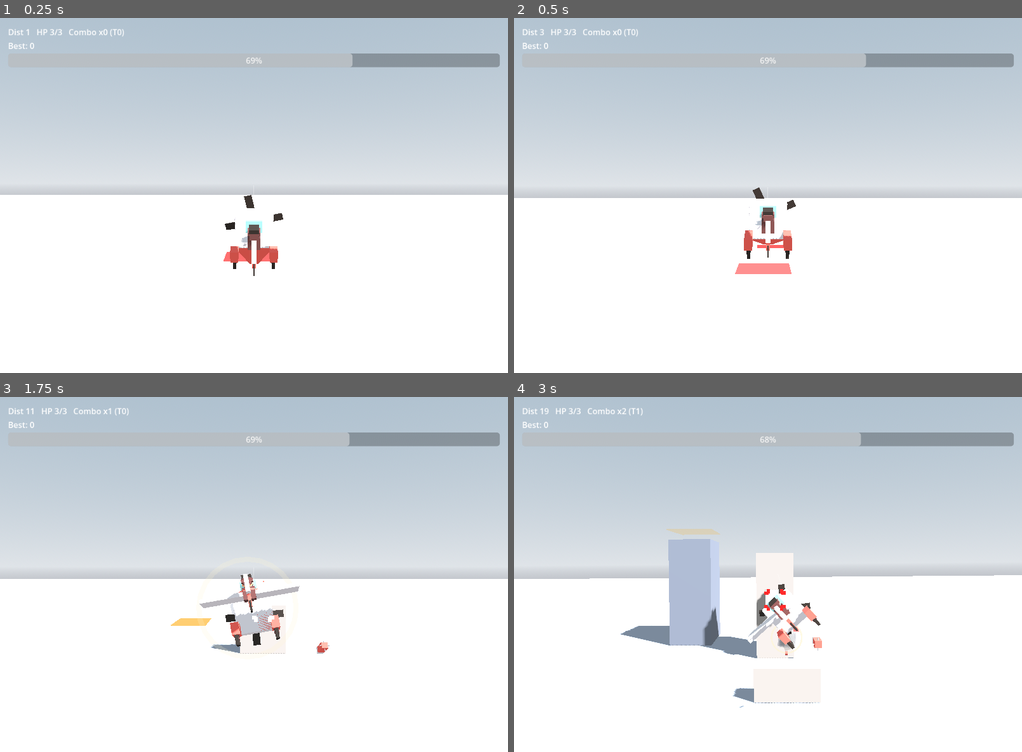
Above: before the commit, frames 1-4 (two rows, left to right).
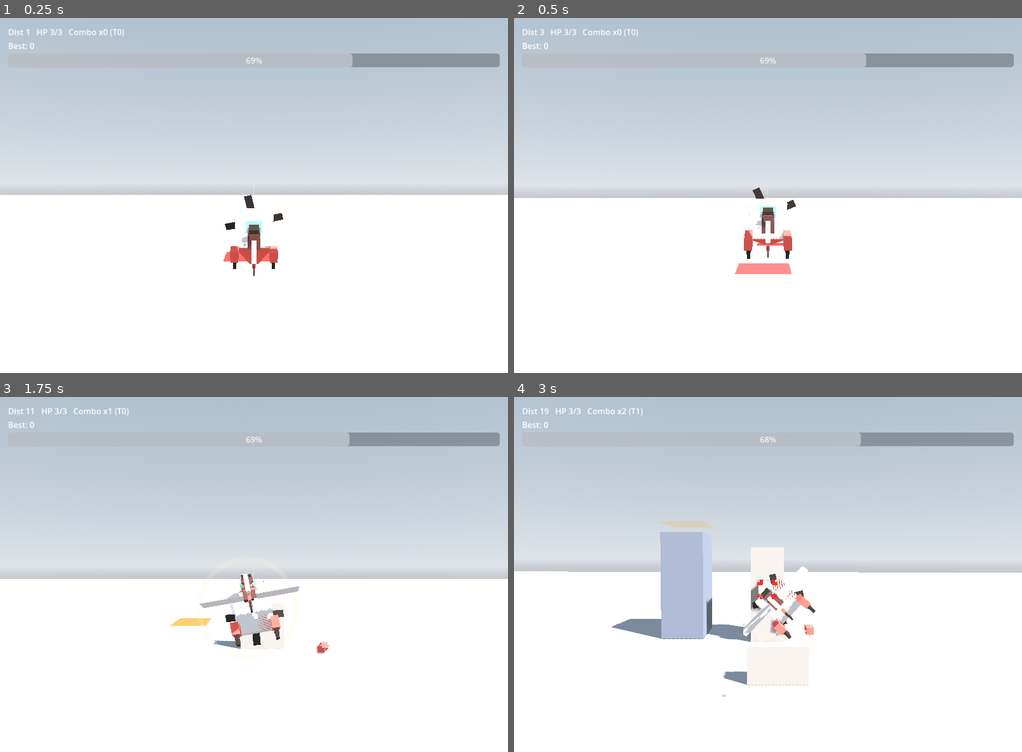
Above: after the commit, the same moments.

Repository: weathermanho/supercent
Game: Godot game, scene res://scenes/Main.tscn
The game is run twice, just before and just after one commit, with the same random seed, the same clock (stepped at 60 frames per second) and the same inputs.
Inputs (mouse positions are in pixels of both pictures, inside the frame that each line leads up to):
- Up to frame 1 (0.25 s): no input
- Up to frame 2 (0.5 s): no input
- Up to frame 3 (1.75 s): move the mouse to (365, 556) at 0.52 s; hold Right mouse button (fire_missle) 0.53-1.25 s; click (365, 556) at 0.67 s; drag from (152, 592) to (228, 645) at 1.27 s
- Up to frame 4 (3 s): move the mouse to (818, 496) at 2.02 s; hold Right mouse button (fire_missle) 2.03-2.75 s; click (818, 496) at 2.17 s; drag from (742, 645) to (615, 521) at 2.77 s

Frame 1 is identical in both runs. In frame 2, less than 0.1% of the frame differs, in the area x 47-54%, y 63-65%; in frame 3, 0.2%; in frame 4, 5.8%, in the area x 0-100%, y 35-88%.

Commit message:
feat(stage): 5단계 순차 도입 — 워밍업→분별→반사→하늘→혼돈
기둥 종류를 한꺼번에 풀지 않고 거리 단계별로 도입해 인지 과부하 제거:
- Stage 1 (0~30 워밍업): 부서지는 노멀만, 한 개씩. 콤보 학습.
- Stage 2 (30~80 분별): 안 부서지는 기둥 등장 + 클러스터. 코어 분별.
- Stage 3 (80~150 반사): 스파이크 등장 + 첫 거인 임박(110).
- Stage 4 (150~250 하늘): 천장 기둥 첫 등장 — 의도된 비트(카메라 펀치 +
  안전 측면 콜로서스 1개 강제 스폰). 거인 격파(230).
- Stage 5 (250+ 혼돈): 페이크 + 모든 종 혼합, 진짜 카오스.

각 헬퍼(_spawn_colossus / _spawn_normal_cluster / _spawn_spike_line)에
allow_ceiling 파라미터 추가. _on_stage_advance에서 천장 첫 등장 모먼트
강제. 거인 임계 [110, 230]로 스테이지와 정렬.

Co-Authored-By: Claude Opus 4.7 <noreply@anthropic.com>

Diff:
--- a/godot_project/scripts/GameConfig.gd
+++ b/godot_project/scripts/GameConfig.gd
@@ -130,7 +130,9 @@
 # Showpiece distances (m) — tuned for a 30-second ad cut at default scroll speed.
 # At init_speed=0.00035 the player reaches ~525 distance in 30s, so escalation
 # beats must fit inside that window.
-var giant_distance_thresholds: Array[int] = [80, 160, 250]
+## Aligned with stage boundaries: first giant looms during stage 3 (반사),
+## second giant is the climactic kill of stage 4 (하늘).
+var giant_distance_thresholds: Array[int] = [110, 230]
 var weapon_upgrade_distances: Array[int] = [40, 120]
 
 # Juice constants
--- a/godot_project/scripts/Main.gd
+++ b/godot_project/scripts/Main.gd
@@ -24,6 +24,16 @@
 const GIANT_VULNERABLE_X := 950.0
 const SPAWN_X := 4000.0
 
+## Distances at which the run advances to the next stage. Sequential introduction
+## of mechanics so the visceral feel ("sweat + duck") isn't lost in cognitive
+## overload from the start:
+##   1) 0–30   WARMUP  — ground breakables only, learn shoot+combo
+##   2) 30–80  분별    — unbreakable ground pillars enter (must distinguish)
+##   3) 80–150 반사    — ground SPIKES + first giant looms
+##   4) 150–250 하늘   — CEILING pillars first appear + giant kill
+##   5) 250+    혼돈   — FAKES + everything mixed, full chaos
+const STAGE_BOUNDS := [30.0, 80.0, 150.0, 250.0]
+
 @onready var camera: Camera3D = $Camera3D
 @onready var shaker: Node = $Camera3D/Shaker
 @onready var time_scaler: Node = $TimeScaler
@@ -52,10 +62,15 @@
 var _cam_pull: float = 0.0
 var _cam_lift: float = 0.0
 
+## Currently-active stage (1..5). Watched in _tick_playing to fire one-shot
+## "stage advance" beats (e.g. the first ceiling pillar moment).
+var _current_stage: int = 1
+
 
 func _ready() -> void:
 	GameConfig.reset_to_defaults()
 	director.reset()
+	_current_stage = 1
 
 	airplane = AirPlaneScene.instantiate()
 	airplane.position = Vector3(PLANE_BASE_X, GameConfig.plane_default_height, 0.0)
@@ -73,14 +88,15 @@
 
 
 func _prime_opening() -> void:
-	# A welcoming opening: a couple of slow colossi looming ahead (awe) plus a
-	# staggered run of easy breakable normals so the player starts comboing
-	# immediately and the field already reads as a dense forest.
-	_spawn_colossus(false, 2600.0, -1.0)
-	_spawn_colossus(false, 3800.0, 1.0)
-	for i in 7:
+	# Stage 1 (워밍업) seed: two GROUND side-lane colossi for scale presence
+	# (purely framing — they're far in z, not in the dodge lane) plus a few
+	# easy breakable normals so the player learns "shoot red core, combo grows
+	# missile" in the first 2 seconds. No ceiling, no unbreakable, no spike.
+	_spawn_colossus(false, 2600.0, -1.0, false)
+	_spawn_colossus(false, 3800.0, 1.0, false)
+	for i in 4:
 		var z: float = -150.0 + randf() * 300.0
-		_spawn_pillar(PillarScript.Kind.NORMAL, true, 1300.0 + i * 520.0, z)
+		_spawn_pillar(PillarScript.Kind.NORMAL, true, 1300.0 + i * 600.0, z, false)
 
 
 func _process(delta: float) -> void:
@@ -134,6 +150,12 @@
 	GameConfig.energy -= GameConfig.speed * dt_ms * GameConfig.ratio_speed_energy
 	GameConfig.energy = maxf(0.0, GameConfig.energy)
 	GameConfig.tick_combo(delta_s)
+
+	# Stage-advance beat (one-shot per crossing).
+	var stage_now: int = _stage_for_distance(GameConfig.distance)
+	if stage_now != _current_stage:
+		_on_stage_advance(_current_stage, stage_now)
+		_current_stage = stage_now
 
 	if GameConfig.energy < 1.0 or GameConfig.hp <= 0:
 		GameConfig.status = GameConfig.STATUS_GAME_OVER
@@ -188,43 +210,114 @@
 
 # ----- Pillars ---------------------------------------------------------------
 
+## Routes each wave by current stage. Each stage unlocks new pillar mechanics:
+## earlier stages stay clean so the player can *learn one thing at a time*.
 func _construct_pillar_wave() -> void:
-	var diff: float = clampf(GameConfig.distance / 220.0, 0.0, 1.0)
-	var roll: float = randf()
-
-	if diff < 0.25:
-		# Early: awe + easy combo fodder.
-		if roll < 0.5:
-			_spawn_colossus(randf() < 0.25, SPAWN_X, 0.0)
-			_spawn_pillar(PillarScript.Kind.NORMAL, true, SPAWN_X + 500.0, -120.0 + randf() * 240.0)
-		else:
-			_spawn_normal_cluster(2 + int(randf() * 2.0))
-	elif diff < 0.6:
-		if roll < 0.34:
-			_spawn_spike_line(2 + int(randf() * 2.0))
-		elif roll < 0.7:
-			_spawn_normal_cluster(3 + int(randf() * 2.0))
-		else:
-			_spawn_colossus(randf() < 0.3, SPAWN_X, 0.0)
-			_spawn_spike_line(2)
+	match _stage_for_distance(GameConfig.distance):
+		1: _wave_warmup()
+		2: _wave_discern()
+		3: _wave_reflex()
+		4: _wave_sky()
+		_: _wave_chaos()
+
+
+## Stage 1 — WARMUP. Single breakable ground pillar at a time. Goal: teach the
+## "shoot red core → missile grows" loop in 1-2 seconds. No threat variety yet.
+func _wave_warmup() -> void:
+	var z: float = -180.0 + randf() * 360.0
+	_spawn_pillar(PillarScript.Kind.NORMAL, true, SPAWN_X + randf() * 200.0, z, false)
+
+
+## Stage 2 — 분별. Unbreakable ground pillars enter; player must distinguish
+## "red-core vs no-core" in real time. Small clusters, occasional side colossus.
+func _wave_discern() -> void:
+	var r: float = randf()
+	if r < 0.25:
+		_spawn_colossus(false, SPAWN_X, 0.0, false)
+	if r < 0.7:
+		_spawn_normal_cluster(2 + int(randf() * 2.0), false)
 	else:
-		# Late: storm. Two formations stacked.
-		if roll < 0.4:
-			_spawn_normal_cluster(4 + int(randf() * 2.0))
-			_spawn_spike_line(2 + int(randf() * 2.0))
-		elif roll < 0.7:
-			_spawn_pillar(PillarScript.Kind.FAKE, randf() < 0.4, SPAWN_X, -80.0 + randf() * 160.0, randf() < 0.3)
-			_spawn_normal_cluster(4)
-		else:
-			_spawn_colossus(true, SPAWN_X, 0.0)
-			_spawn_spike_line(3)
+		# A pair of normals, one breakable, one not — clean compare-and-pick beat.
+		var z1: float = -150.0 + randf() * 120.0
+		var z2: float = 30.0 + randf() * 120.0
+		_spawn_pillar(PillarScript.Kind.NORMAL, true, SPAWN_X, z1, false)
+		_spawn_pillar(PillarScript.Kind.NORMAL, false, SPAWN_X + 180.0, z2, false)
+
+
+## Stage 3 — 반사. SPIKES (fast, short-telegraph) unlock — reaction layer. First
+## giant looms during this stage. Still ground-only.
+func _wave_reflex() -> void:
+	var r: float = randf()
+	if r < 0.4:
+		_spawn_spike_line(2 + int(randf() * 2.0), false)
+	elif r < 0.75:
+		_spawn_normal_cluster(3 + int(randf() * 2.0), false)
+	else:
+		_spawn_colossus(false, SPAWN_X, 0.0, false)
+		_spawn_spike_line(2, false)
+
+
+## Stage 4 — 하늘. CEILING pillars first appear — the "head-duck" moment. Giant
+## kill happens here. Ground rate stays high; ceiling rate moderate so the new
+## axis lands hard each time it appears.
+func _wave_sky() -> void:
+	var r: float = randf()
+	if r < 0.35:
+		_spawn_normal_cluster(3 + int(randf() * 2.0), true)
+	elif r < 0.65:
+		_spawn_spike_line(2 + int(randf() * 2.0), true)
+	else:
+		_spawn_colossus(randf() < 0.3, SPAWN_X, 0.0, true)
+		_spawn_normal_cluster(2, true)
+
+
+## Stage 5 — 혼돈. FAKES enter, formations stack, everything mixed at max
+## density. Survival mode. This is where best-distance is earned.
+func _wave_chaos() -> void:
+	var r: float = randf()
+	if r < 0.3:
+		_spawn_normal_cluster(4 + int(randf() * 2.0), true)
+		_spawn_spike_line(2 + int(randf() * 2.0), true)
+	elif r < 0.55:
+		_spawn_pillar(PillarScript.Kind.FAKE, randf() < 0.4, SPAWN_X, -80.0 + randf() * 160.0, randf() < 0.3)
+		_spawn_normal_cluster(4, true)
+	elif r < 0.8:
+		_spawn_colossus(true, SPAWN_X, 0.0, true)
+		_spawn_spike_line(3, true)
+	else:
+		_spawn_pillar(PillarScript.Kind.FAKE, false, SPAWN_X, -100.0 + randf() * 200.0, randf() < 0.35)
+		_spawn_spike_line(2, true)
+		_spawn_normal_cluster(3, true)
+
+
+func _stage_for_distance(d: float) -> int:
+	var i: int = 0
+	for b in STAGE_BOUNDS:
+		if d >= b:
+			i += 1
+	return i + 1
+
+
+## Fired once when the run crosses into a new stage. Stage 4 entry gets a
+## deliberate beat (camera kick + an immediate hanging colossus on a safe side
+## lane) so the FIRST ceiling pillar is an intentional moment, not just one
+## more piece of noise — preserving the "head-duck" reflex impact.
+func _on_stage_advance(_old: int, new_stage: int) -> void:
+	if new_stage == 4:
+		shaker.shake(GameConfig.shake_hit_intensity * 1.4, 0.35)
+		flash_overlay.flash(0.18, 0.18, false)
+		# Force-spawn the first ceiling moment: a side-lane hanging colossus,
+		# guaranteed not in the dodge lane so it reads as "wow" not as
+		# "unfair death". Player learns ceiling exists, ducks instinctively.
+		var side: float = -1.0 if randf() < 0.5 else 1.0
+		var z: float = side * (340.0 + randf() * 130.0)
+		_spawn_pillar(PillarScript.Kind.COLOSSUS, false, SPAWN_X - 400.0, z, true)
 
 
 ## A row of NORMAL pillars across z, deliberately leaving one open lane so the
-## formation is always passable (never an unfair wall). Each member rolls its
-## own orientation (35% hang from ceiling) so the row mixes standing + hanging
-## monoliths — vertical dodge variety.
-func _spawn_normal_cluster(count: int) -> void:
+## formation is always passable. When `allow_ceiling`, each member rolls 35%
+## ceiling for vertical-dodge variety; when false, always ground.
+func _spawn_normal_cluster(count: int, allow_ceiling: bool = true) -> void:
 	var lanes: Array[float] = [-220.0, -130.0, -45.0, 45.0, 130.0, 220.0]
 	lanes.shuffle()
 	var open_lane: int = int(randf() * lanes.size())
@@ -232,26 +325,27 @@
 		if i == open_lane:
 			continue
 		var breakable: bool = randf() < 0.55
-		var from_ceiling: bool = randf() < 0.35
+		var from_ceiling: bool = allow_ceiling and randf() < 0.35
 		_spawn_pillar(PillarScript.Kind.NORMAL, breakable, SPAWN_X + randf() * 240.0, lanes[i], from_ceiling)
 
 
-func _spawn_spike_line(count: int) -> void:
+func _spawn_spike_line(count: int, allow_ceiling: bool = true) -> void:
 	for i in count:
 		var z: float = -200.0 + randf() * 400.0
-		var from_ceiling: bool = randf() < 0.35   # stalactite vs spike
+		var from_ceiling: bool = allow_ceiling and randf() < 0.35   # stalactite vs spike
 		_spawn_pillar(PillarScript.Kind.SPIKE, randf() < 0.7, SPAWN_X + i * 220.0, z, from_ceiling)
 
 
 ## Colossi loom in a SIDE lane (never the centre) so they overwhelm the frame
 ## without burying the chase camera in a dead-centre wall. `side`: -1/+1 forces
-## a side, 0 picks randomly. ~30% of colossi HANG from the ceiling (image.png).
-func _spawn_colossus(breakable: bool, x: float, side: float) -> void:
+## a side, 0 picks randomly. When `allow_ceiling`, ~30% hang from the ceiling
+## (image.png motif); when false, always ground (stages 1–3).
+func _spawn_colossus(breakable: bool, x: float, side: float, allow_ceiling: bool = true) -> void:
 	var s: float = side
 	if absf(s) < 0.5:
 		s = -1.0 if randf() < 0.5 else 1.0
 	var z: float = s * (340.0 + randf() * 130.0)
-	var from_ceiling: bool = randf() < 0.3
+	var from_ceiling: bool = allow_ceiling and randf() < 0.3
 	_spawn_pillar(PillarScript.Kind.COLOSSUS, breakable, x, z, from_ceiling)
 
 
